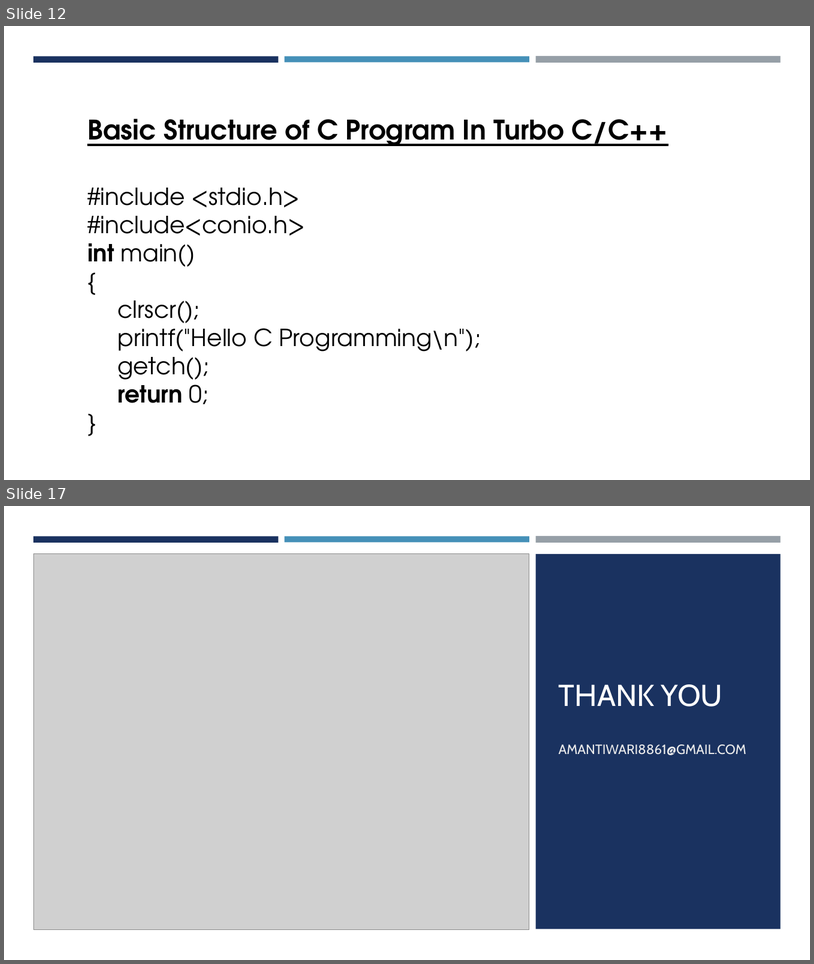
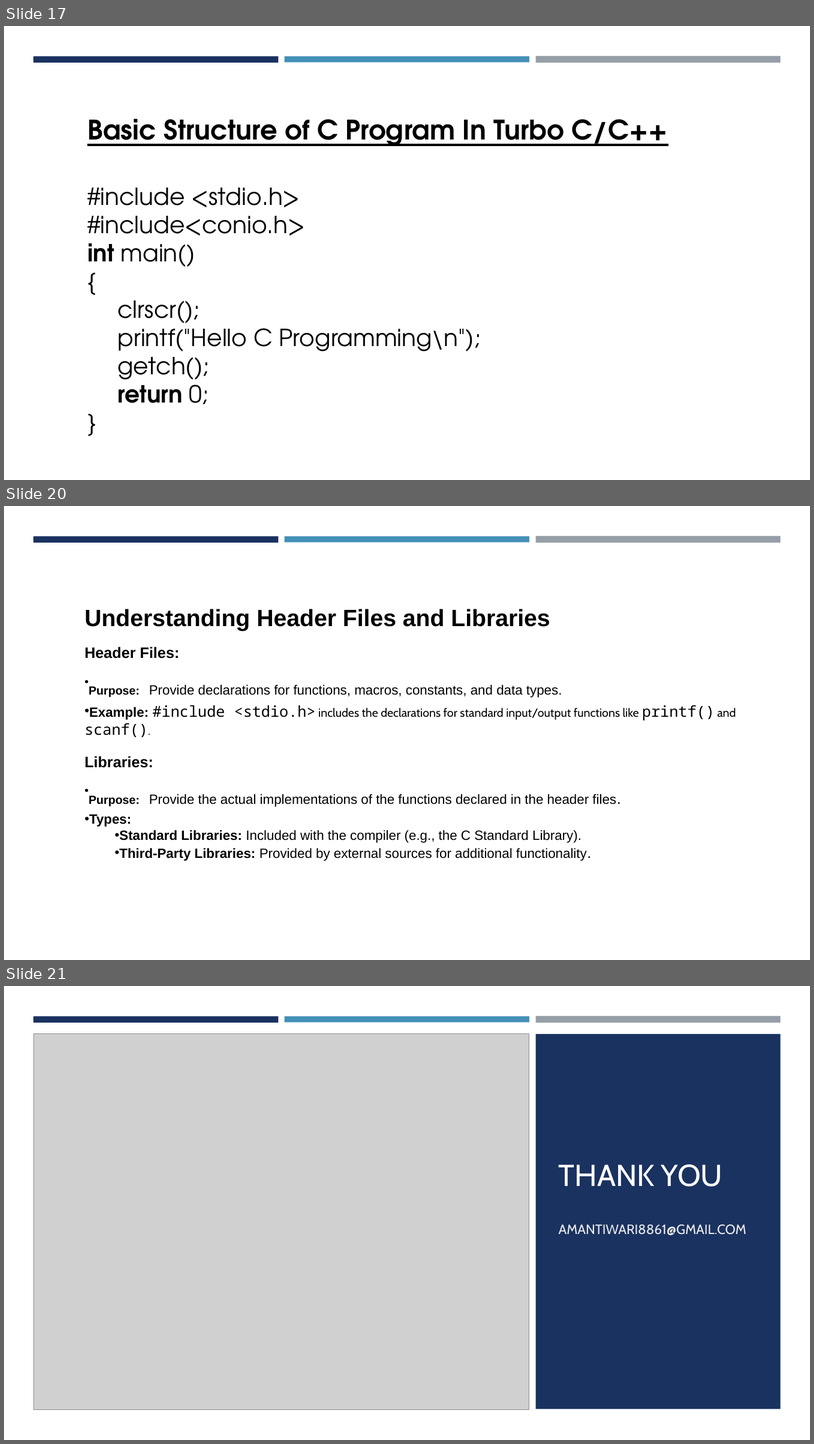
Before and after one commit to amantiwari8861/C_Batch_11_to_12, a slide deck: 01-Introduction_to_C/Notes/C Programming.pptx. Shown one above the other, each under a label of ours: slides 12 and 17 before the commit, slides 17, 20 and 21 after it; the slides between them are not shown. The pictures are 814x964 and 814x1444 pixels, drawn with LibreOffice and Linux fonts; fonts in the diff are those of the drawing; grey boxes stand for pictures. Boxes give left, top, right and bottom in pixels: in the first picture for what was removed or moved away, otherwise in the second. Text is boxed around its words. In the diff, an @@ line names an element or a change of style, - is before the commit and + after.

```diff
--- a/01-Introduction_to_C/Notes/C Programming.pptx
+++ b/01-Introduction_to_C/Notes/C Programming.pptx
@@ slide 20 added at box(4, 506, 810, 960), background #FFFFFF; not listed: 3 template elements that a slide beside it also shows @@
@@ text added at box(84, 609, 736, 861), 16 pt, text #000000 @@
+Understanding Header Files and Libraries
+Header Files:
+• Purpose: Provide declarations for functions, macros, constants, and data types.
+• Example: #include <stdio.h> includes the declarations for standard input/output functions like printf() and scanf().
+Libraries:
+• Purpose: Provide the actual implementations of the functions declared in the header files.
+• Types:
+  • Standard Libraries: Included with the compiler (e.g., the C Standard Library).
+  • Third-Party Libraries: Provided by external sources for additional functionality.
@@ what was slide 12 is now slide 17 @@
@@ what was slide 17 is now slide 21 @@
```
Also in this commit, not shown: 7 slides changed, 4 other slides added, 1 slide removed, 20 other files.
